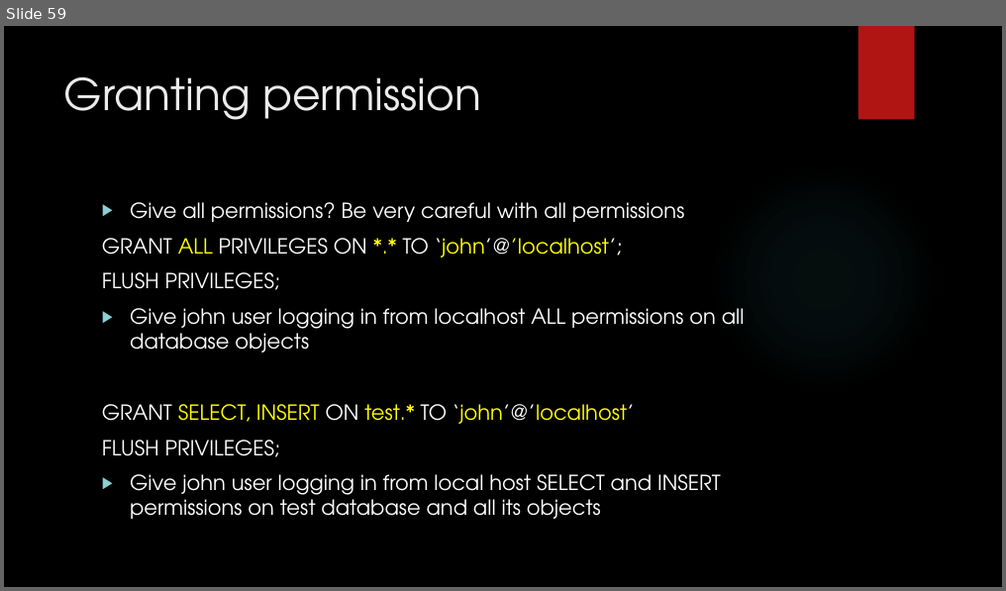
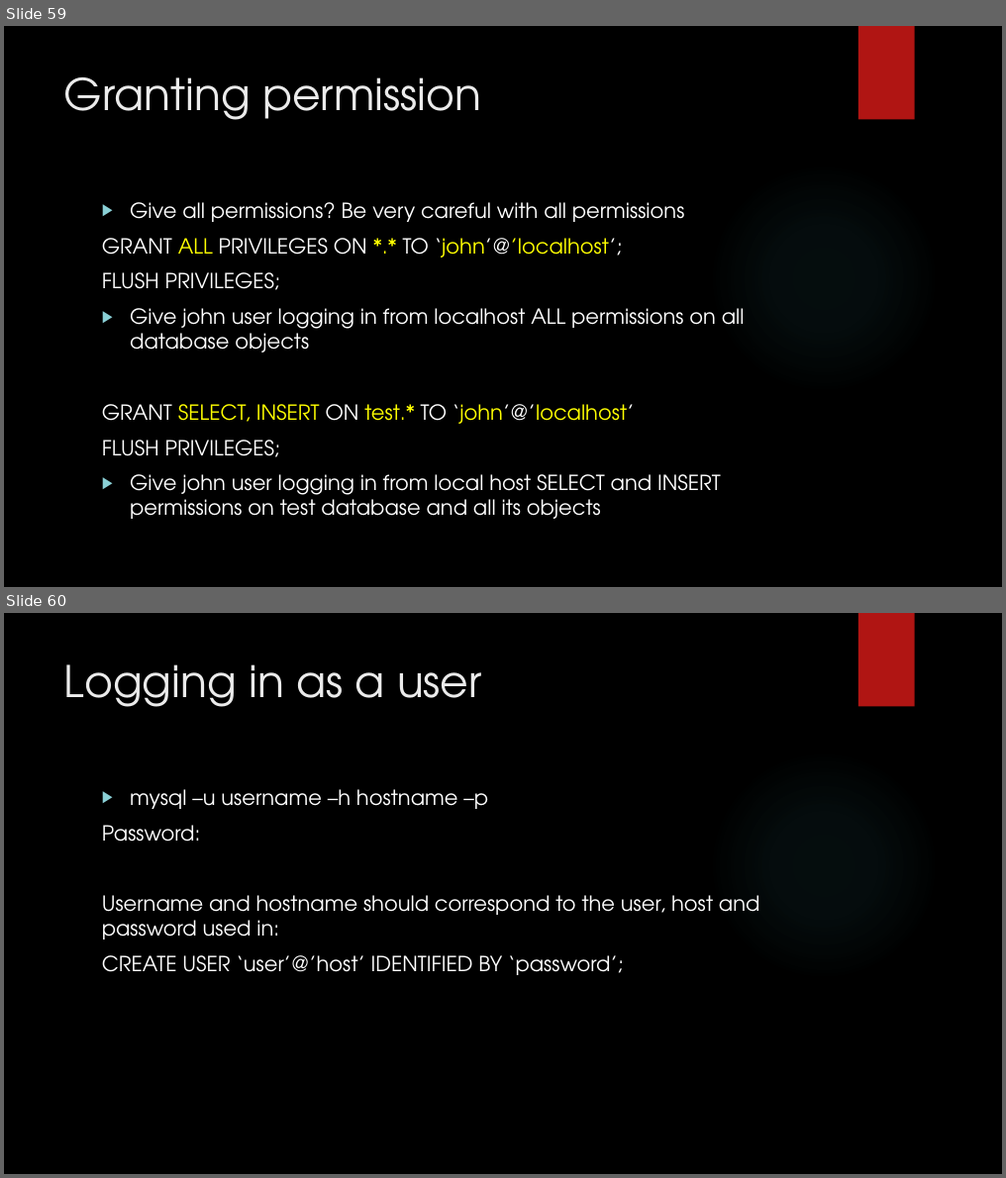
Before and after one commit to zedfoxus/database-bootcamp, a slide deck: Presentation/Database-Bootcamp-Presentation.pptx. Shown one above the other, each under a label of ours: slide 59 before the commit, slides 59 and 60 after it. The pictures are 1006x591 and 1006x1178 pixels, drawn with LibreOffice and Linux fonts; fonts in the diff are those of the drawing; background and template pictures are left out. Boxes give left, top, right and bottom in pixels: in the first picture for what was removed or moved away, otherwise in the second. Text is boxed around its words. In the diff, an @@ line names an element or a change of style, - is before the commit and + after.

Commit message:
Logging in as a user

```diff
--- a/Presentation/Database-Bootcamp-Presentation.pptx
+++ b/Presentation/Database-Bootcamp-Presentation.pptx
@@ slide 60 added at [4,613,1002,1174], background picture (left out); not listed: 2 template elements that a slide beside it also shows @@
@@ title added at [64,664,482,707], 42 pt, text #EBEBEB @@
+Logging in as a user
@@ text added at [102,789,760,975], 20 pt, text #FFFFFF @@
+▶ mysql –u username –h hostname –p
+Password:
+Username and hostname should correspond to the user, host and password used in:
+CREATE USER ‘user’@’host’ IDENTIFIED BY ‘password’;
```
